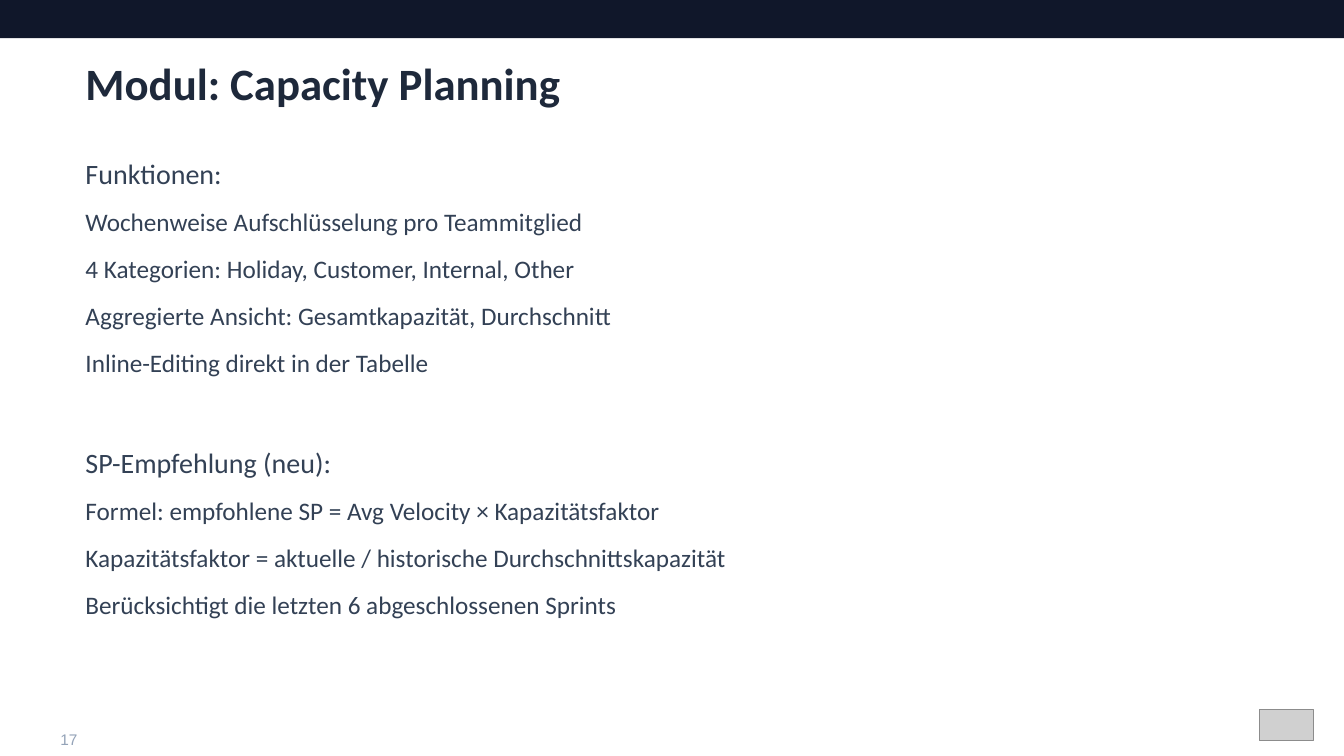
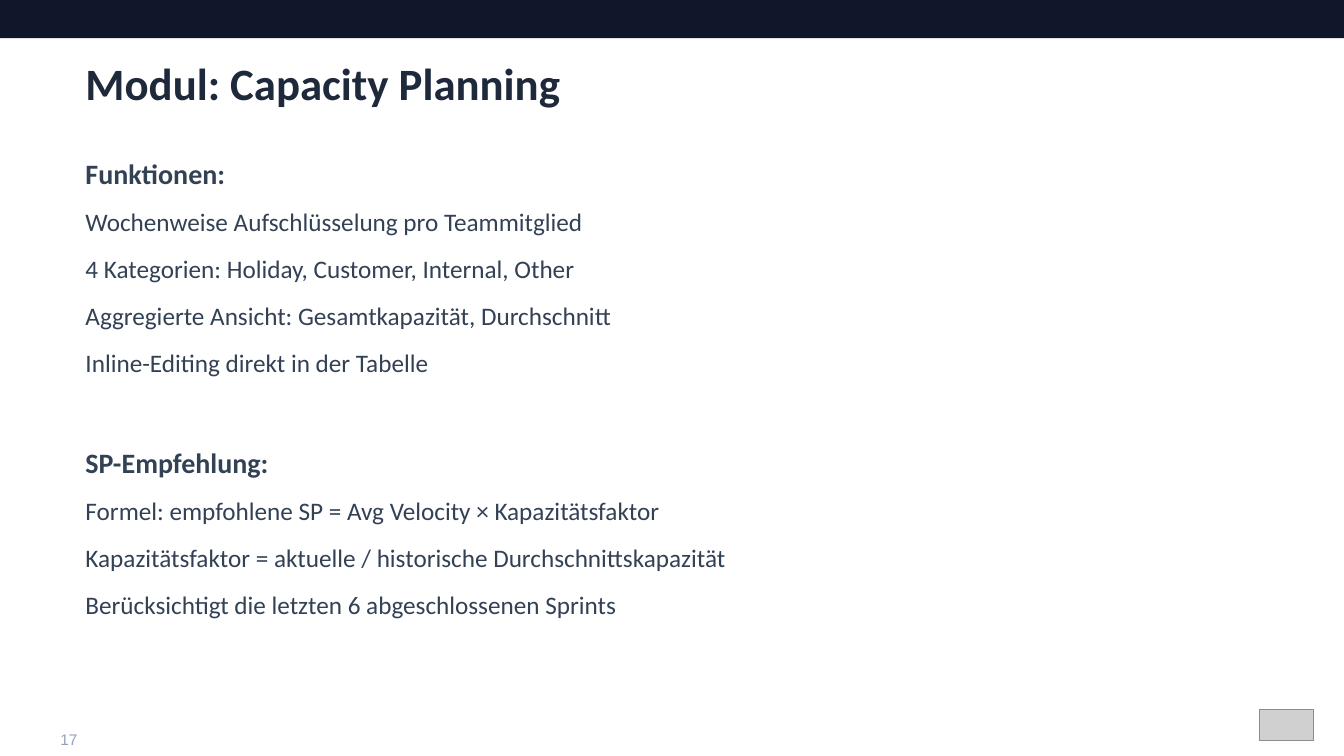
Before and after one commit to Timohone/sprintify, a slide deck: slide 17 of docs/Sprintify_Praesentation_final.pptx. Drawn at 1344x756 pixels with LibreOffice and Linux fonts; fonts in the diff are those of the drawing; grey boxes stand for pictures. Boxes give left, top, right and bottom in pixels: in the first picture for what was removed or moved away, otherwise in the second. Text is boxed around its words. In the diff, an @@ line names an element or a change of style, - is before the commit and + after.

```diff
--- a/docs/Sprintify_Praesentation_final.pptx
+++ b/docs/Sprintify_Praesentation_final.pptx
@@ text at (85, 164, 225, 184): bold on in "Funktionen:" @@
@@ text at (85, 453, 268, 478): text changed; bold on @@
-SP-Empfehlung (neu):
+SP-Empfehlung:
```
Also in this commit, not shown: 12 other slides changed.
